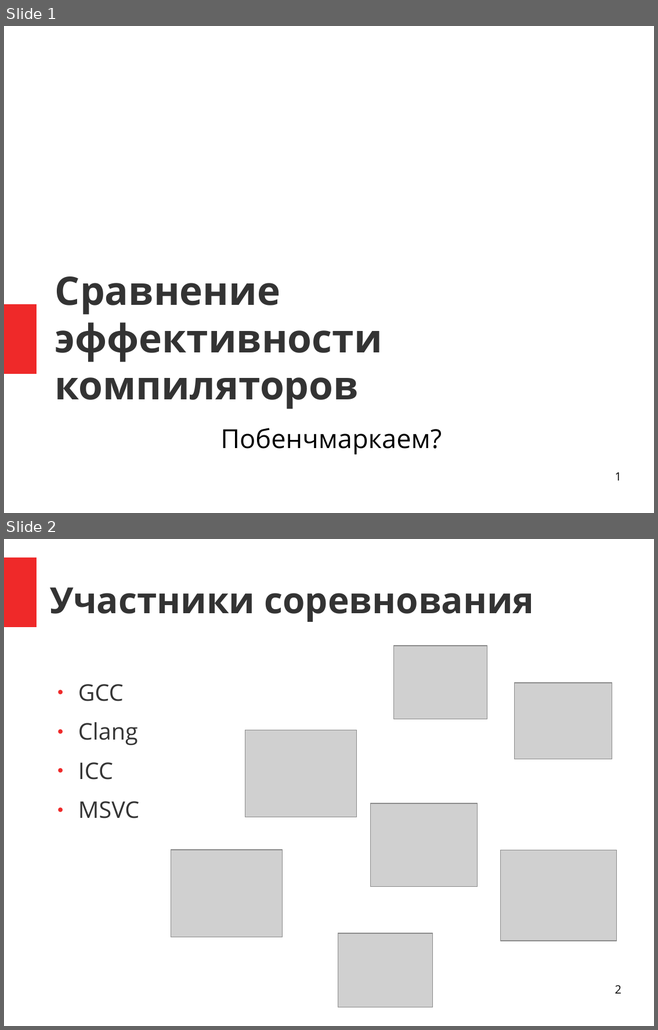
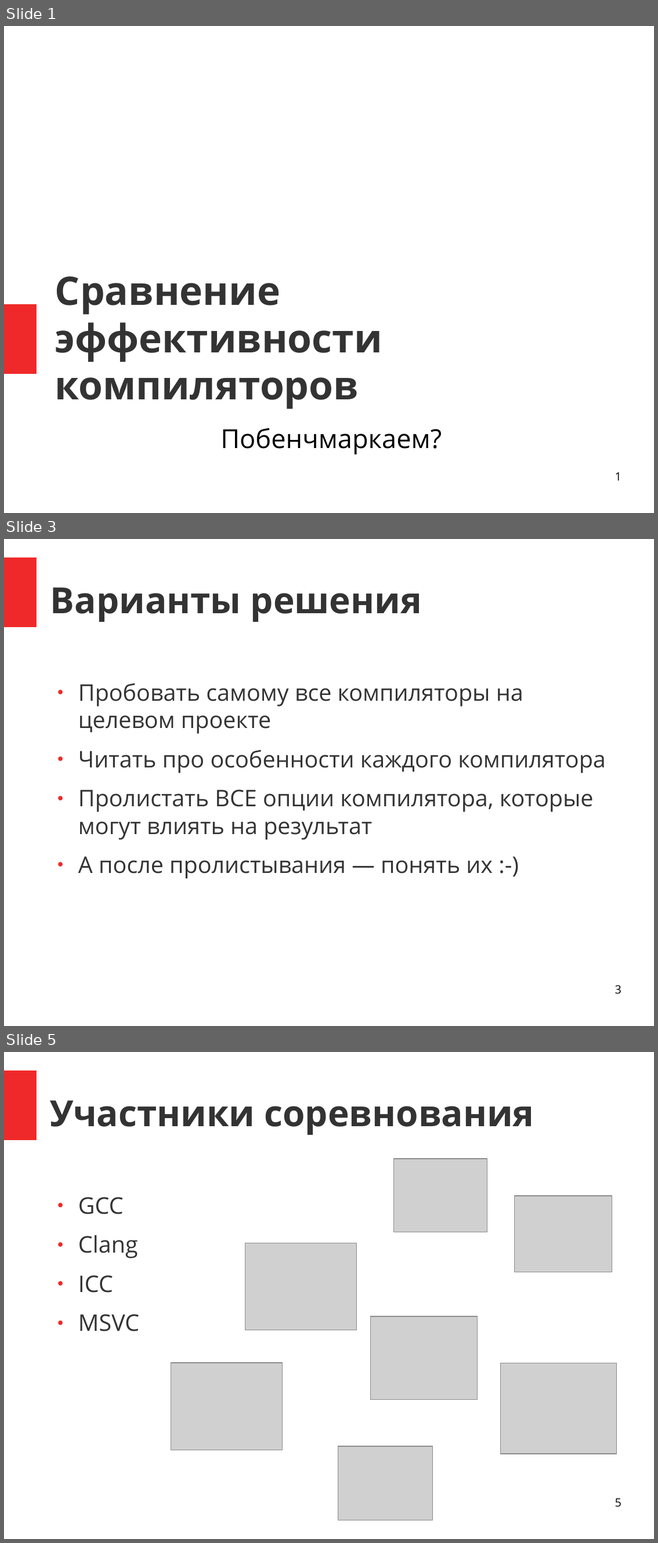
Before and after one commit to zamazan4ik/ConfsANDProps, a slide deck: Conferences/CppNizhniyNovg2017/Compiler benchmark.odp. Shown one above the other, each under a label of ours: slides 1 and 2 before the commit, slides 1, 3 and 5 after it; the slides between them are not shown. The pictures are 658x1030 and 658x1543 pixels, drawn with LibreOffice and Linux fonts; fonts in the diff are those of the drawing; grey boxes stand for pictures. Boxes give left, top, right and bottom in pixels: in the first picture for what was removed or moved away, otherwise in the second. Text is boxed around its words. In the diff, an @@ line names an element or a change of style, - is before the commit and + after.

```diff
--- a/Conferences/CppNizhniyNovg2017/Compiler benchmark.odp
+++ b/Conferences/CppNizhniyNovg2017/Compiler benchmark.odp
@@ slide 3 added at [4, 539, 654, 1026], background #FFFFFF; not listed: 1 template element that a slide beside it also shows @@
@@ title added at [50, 587, 422, 622], 44 pt, text #333333, bold @@
+Варианты решения
@@ text added at [78, 683, 605, 879], 28 pt, text #333333 @@
+● Пробовать самому все компиляторы на целевом проекте
+● Читать про особенности каждого компилятора
+● Пролистать ВСЕ опции компилятора, которые могут влиять на результат
+● А после пролистывания — понять их :-)
@@ page number added at [615, 985, 621, 994], 14 pt, text #000000 @@
+3
@@ what was slide 2 is now slide 5 @@
@@ page number at [615, 1499, 621, 1507]: text changed @@
-2
+5
```
Also in this commit, not shown: 4 slides changed, 19 other slides added, 6 slides removed, 1 other file.
